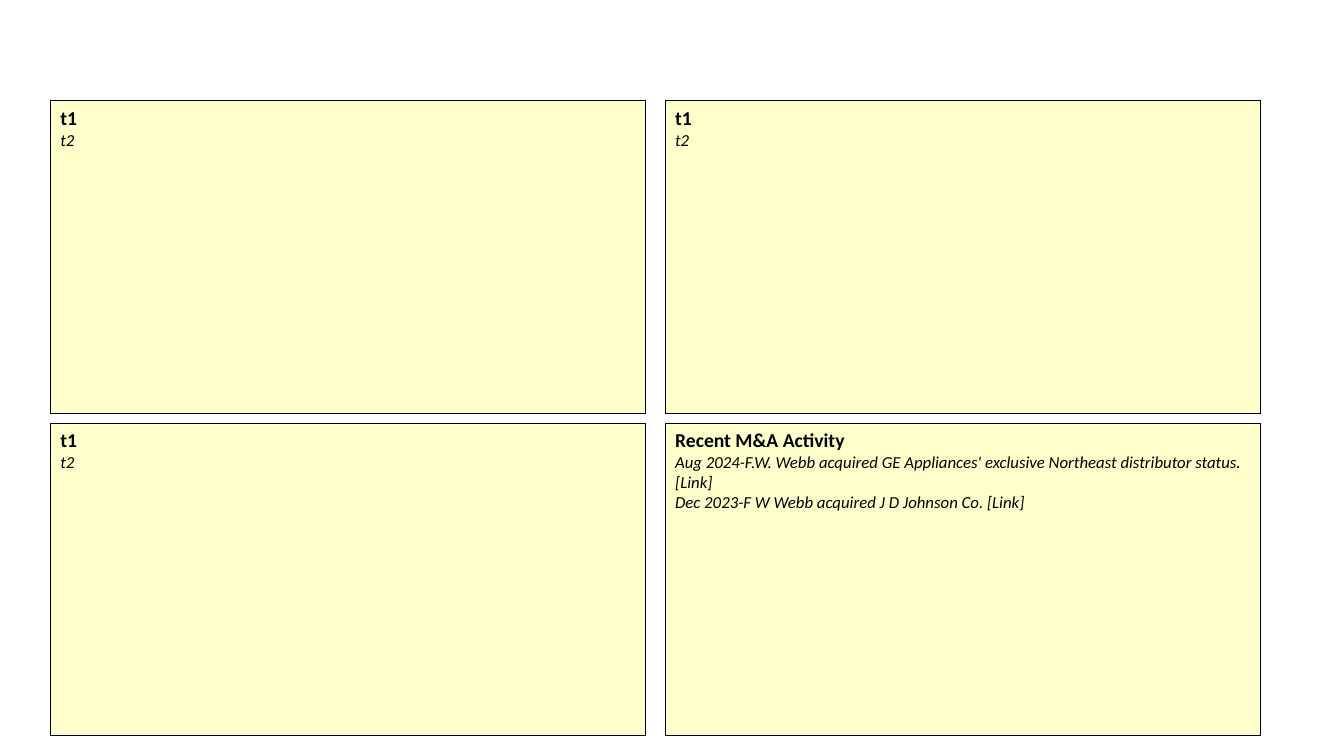
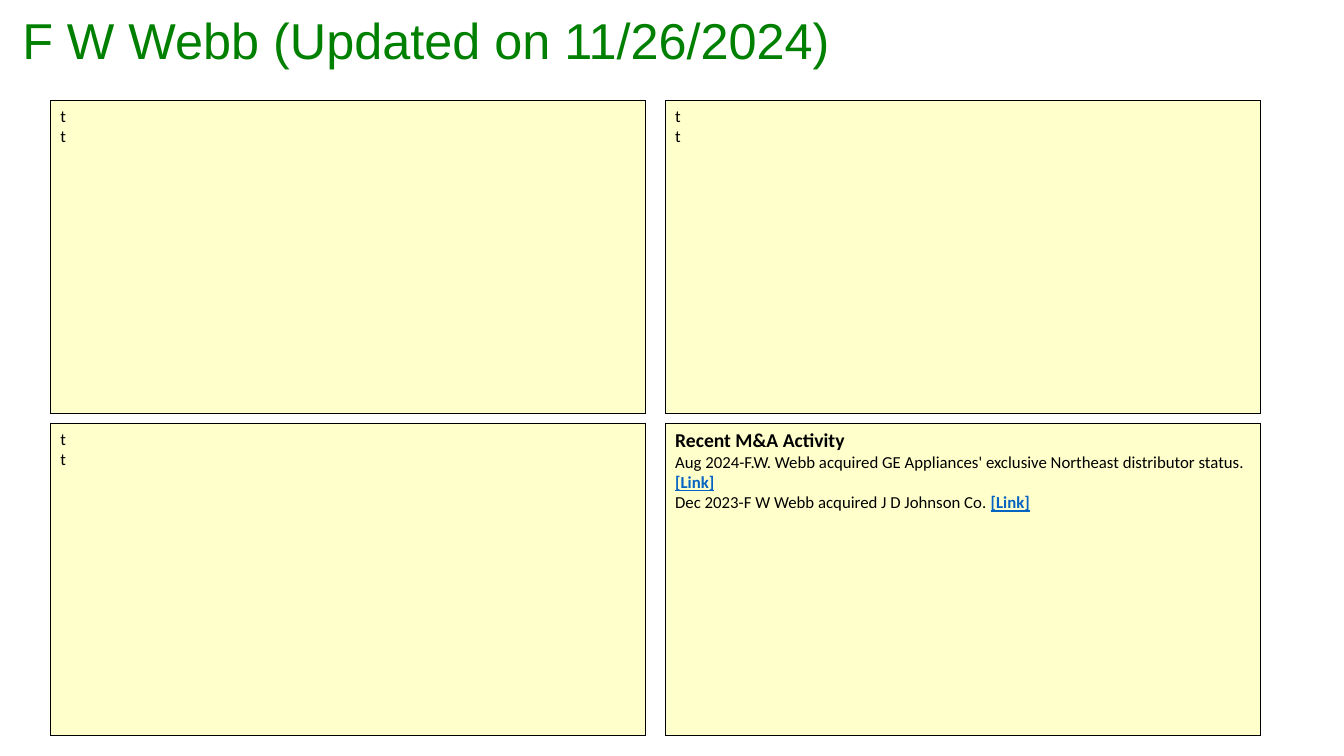
Before and after one commit to pandeymanishh/News_Search_POC, a slide deck: slide 1 of output_with_formatted_text.pptx. Drawn at 1344x756 pixels with LibreOffice and Linux fonts; fonts in the diff are those of the drawing. Boxes give left, top, right and bottom in pixels: in the first picture for what was removed or moved away, otherwise in the second. Text is boxed around its words. In the diff, an @@ line names an element or a change of style, - is before the commit and + after.

Commit message:
Update to slide

```diff
--- a/output_with_formatted_text.pptx
+++ b/output_with_formatted_text.pptx
@@ title added at bbox=[22, 22, 829, 68], 36 pt, text #008000 @@
+F W Webb (Updated on 11/26/2024)
@@ text in rectangle at bbox=[60, 111, 66, 142]: text changed; size 14 to 12 pt; bold off @@
-t1
-t2
+t
+t
@@ text in rectangle at bbox=[675, 111, 681, 142]: text changed; size 14 to 12 pt; bold off @@
-t1
-t2
+t
+t
@@ text in rectangle at bbox=[60, 434, 66, 465]: text changed; size 14 to 12 pt; bold off @@
-t1
-t2
+t
+t
@@ text in rectangle at bbox=[675, 456, 1244, 512]: text colour #000000 to #0563C1, bold on, underline on in "[Link]", "[Link]"; italic off in "Aug 2024-F.W. Webb acquired GE Appliances' exclusive ...", "Dec 2023-F W Webb acquired J D ..." @@
```
Also in this commit, not shown: 3 other files.
